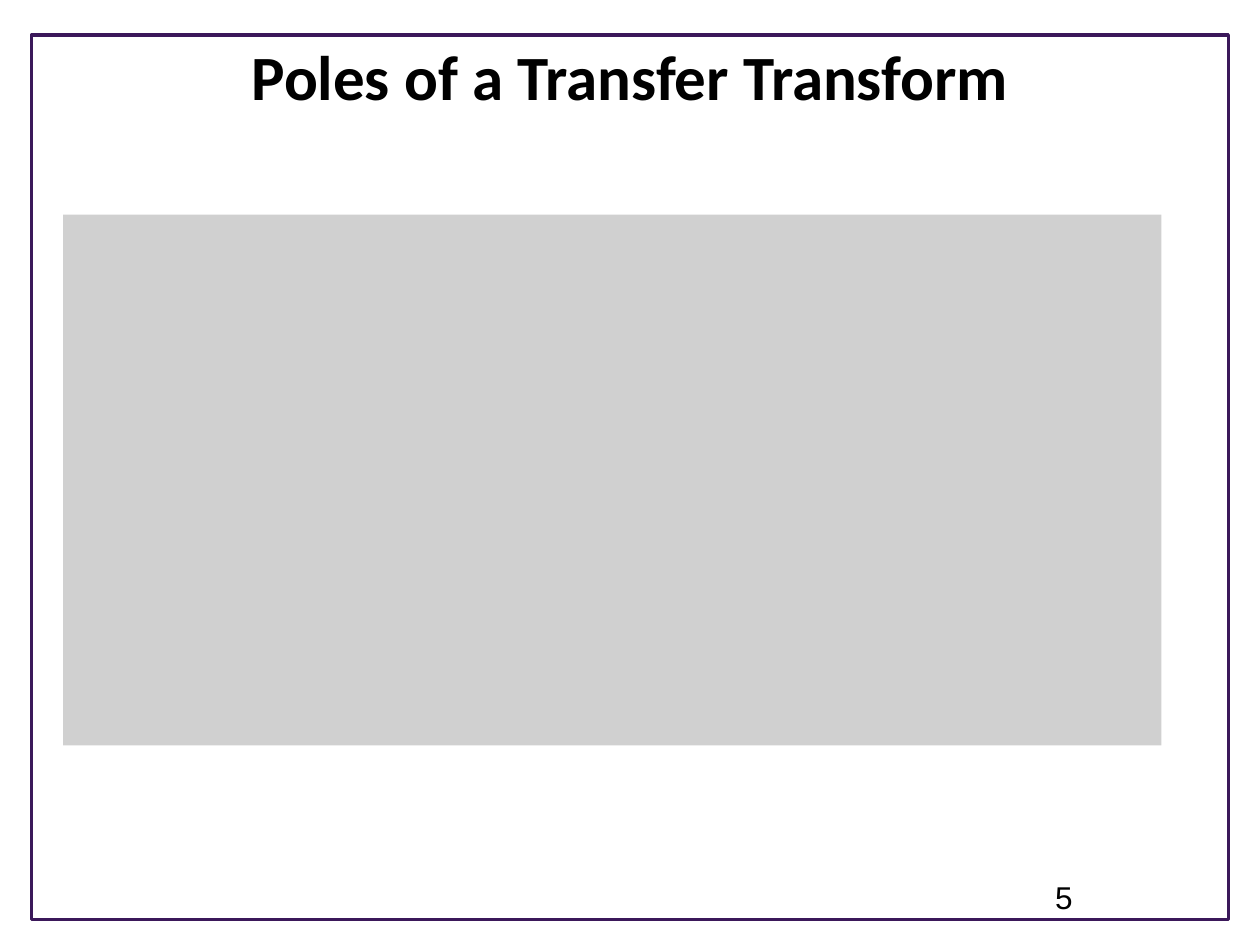
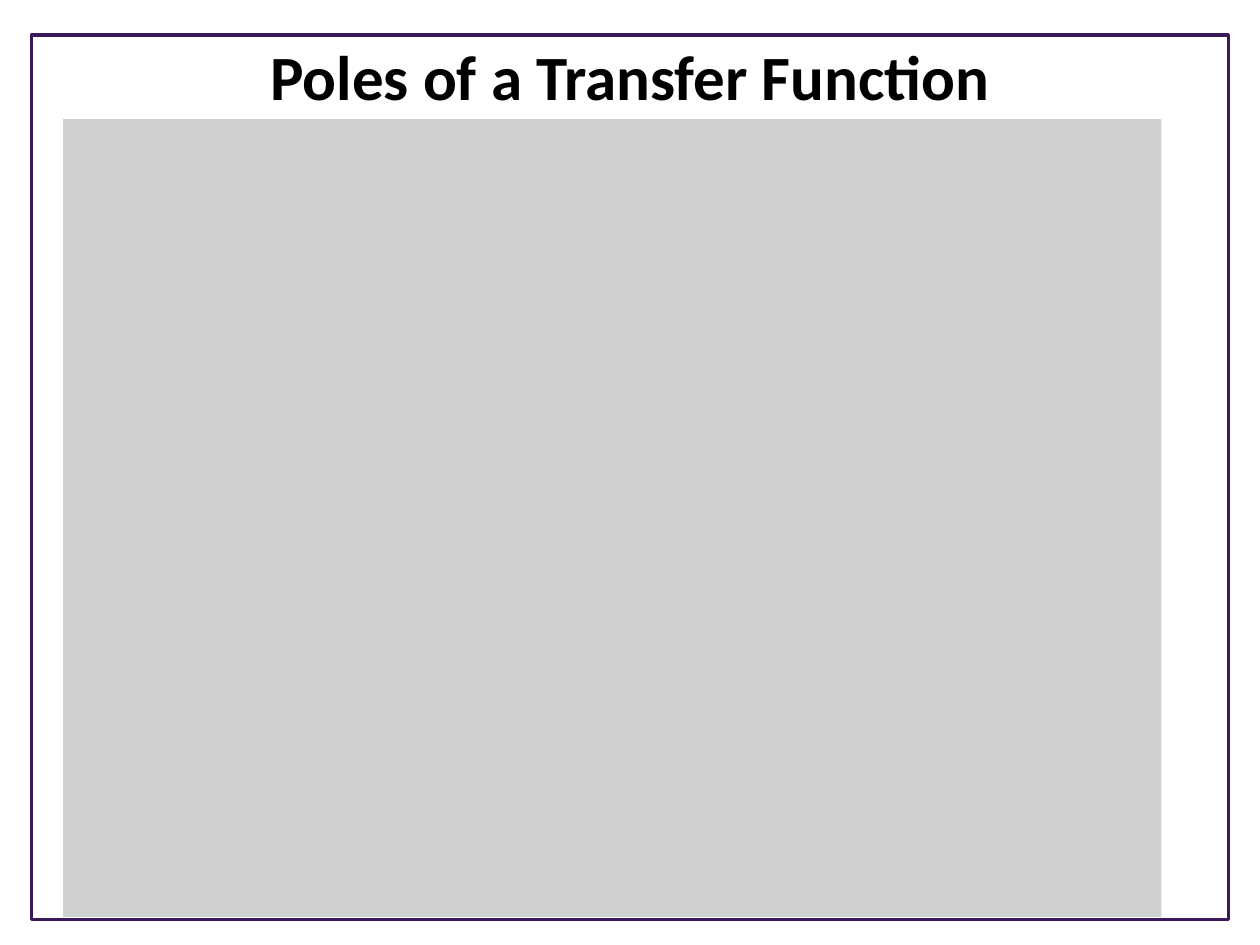
Before and after one commit to joseph-hellerstein/advanced-controls-lectures, a slide deck: slide 5 of Analyzing-Signals-And-Systems.pptx. Drawn at 1260x945 pixels with LibreOffice and Linux fonts; fonts in the diff are those of the drawing; grey boxes stand for pictures; background and template pictures are left out. Boxes give left, top, right and bottom in pixels: in the first picture for what was removed or moved away, otherwise in the second. Text is boxed around its words. In the diff, an @@ line names an element or a change of style, - is before the commit and + after.

```diff
--- a/Analyzing-Signals-And-Systems.pptx
+++ b/Analyzing-Signals-And-Systems.pptx
@@ title at (x1=270, y1=55, x2=989, y2=101): text changed @@
-Poles of a Transfer Transform
+Poles of a Transfer Function
@@ picture resized from (x1=63, y1=214, x2=1162, y2=745) to (x1=63, y1=118, x2=1162, y2=916) @@
```
Also in this commit, not shown: 3 other slides changed, 2 other files.
